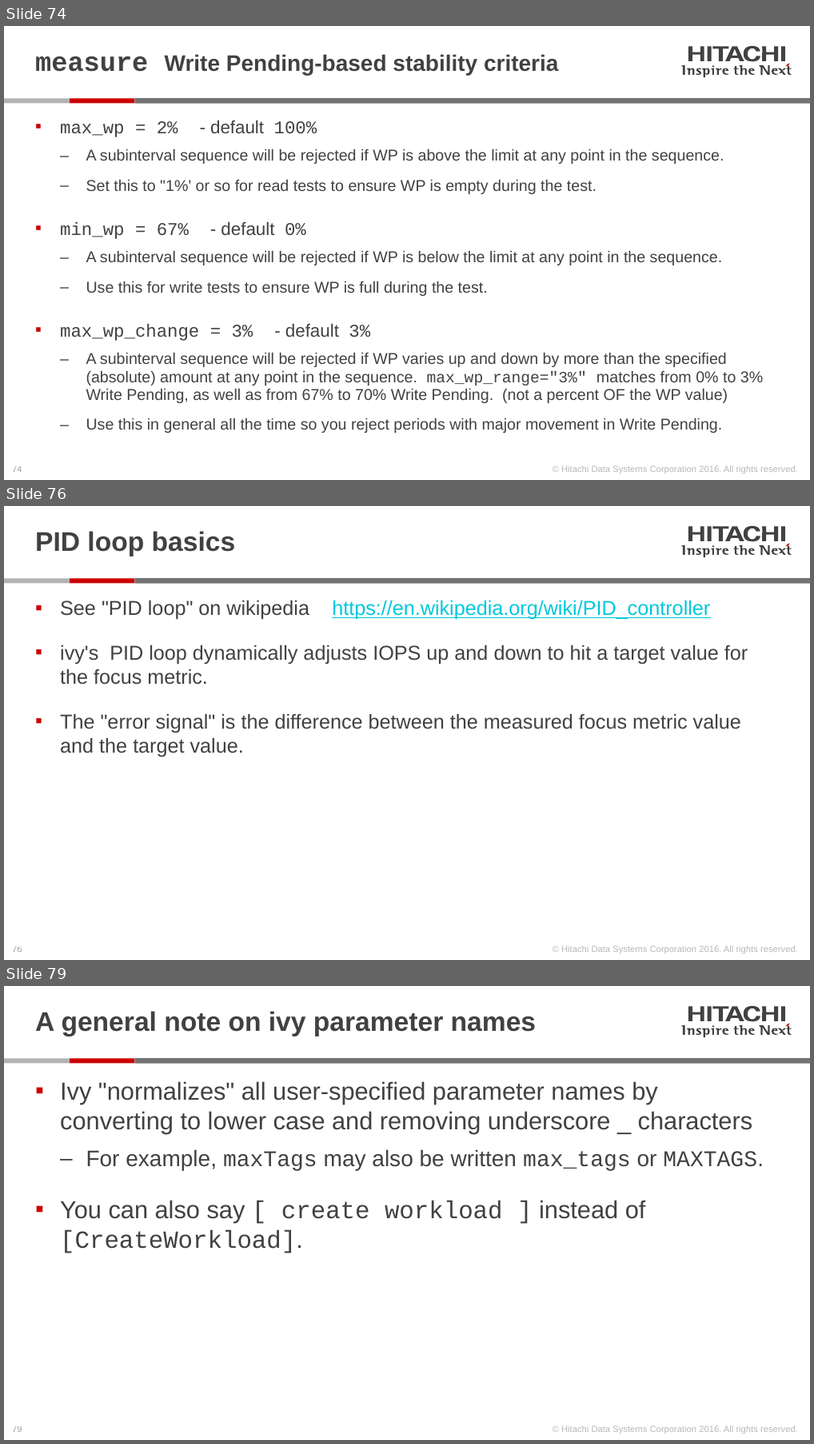
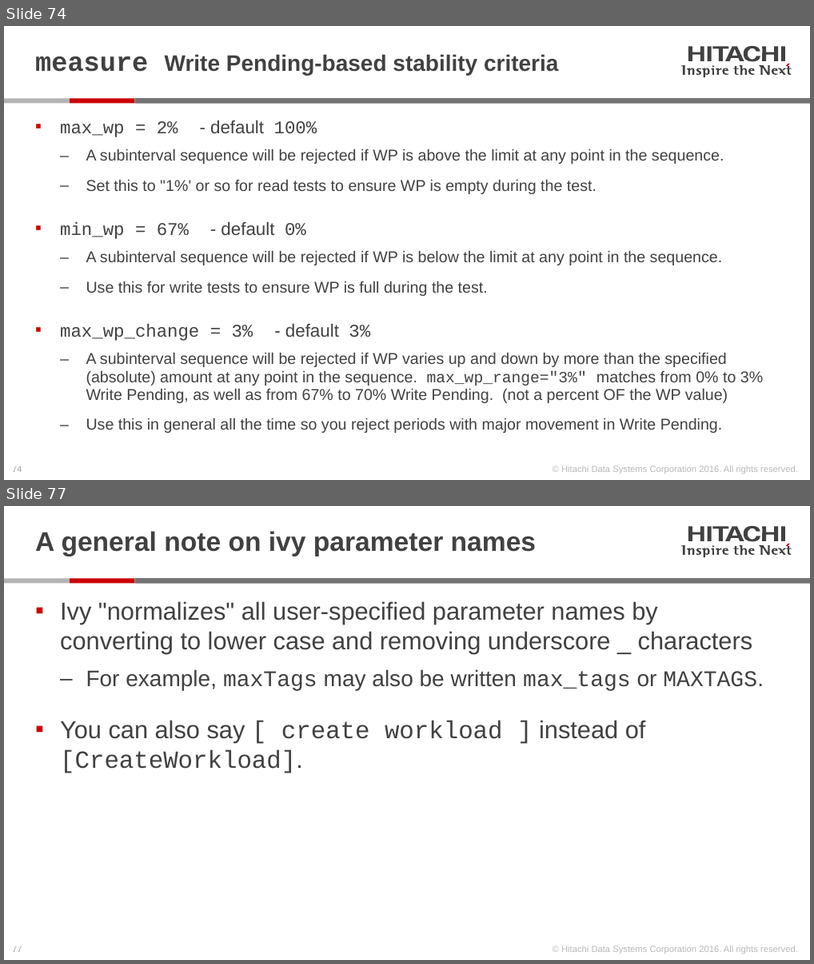
Before and after one commit to Hitachi-Data-Systems/ivy, a slide deck: doc/Programming the ivy engine.pptx. Shown one above the other, each under a label of ours: slides 74, 76 and 79 before the commit, slides 74 and 77 after it; the slides between them are not shown. The pictures are 814x1444 and 814x964 pixels, drawn with LibreOffice and Linux fonts; fonts in the diff are those of the drawing. Boxes give left, top, right and bottom in pixels: in the first picture for what was removed or moved away, otherwise in the second. Text is boxed around its words. In the diff, an @@ line names an element or a change of style, - is before the commit and + after.

```diff
--- a/doc/Programming the ivy engine.pptx
+++ b/doc/Programming the ivy engine.pptx
@@ slide 76 removed at (4,506,810,960), background #FFFFFF; not listed: 28 template elements that a slide beside it also shows @@
@@ title removed at (35,531,236,556) @@
-PID loop basics
@@ text removed at (60,600,748,756) @@
-▪ See "PID loop" on wikipedia https://en.wikipedia.org/wiki/PID_controller
-▪ ivy's PID loop dynamically adjusts IOPS up and down to hit a target value for the focus metric.
-▪ The "error signal" is the difference between the measured focus metric value and the target value.
@@ what was slide 79 is now slide 77 @@
@@ page number at (12,946,22,952): text changed @@
-79
+77
```
Also in this commit, not shown: 4 slides changed, 1 other slide removed, 14 other files.
